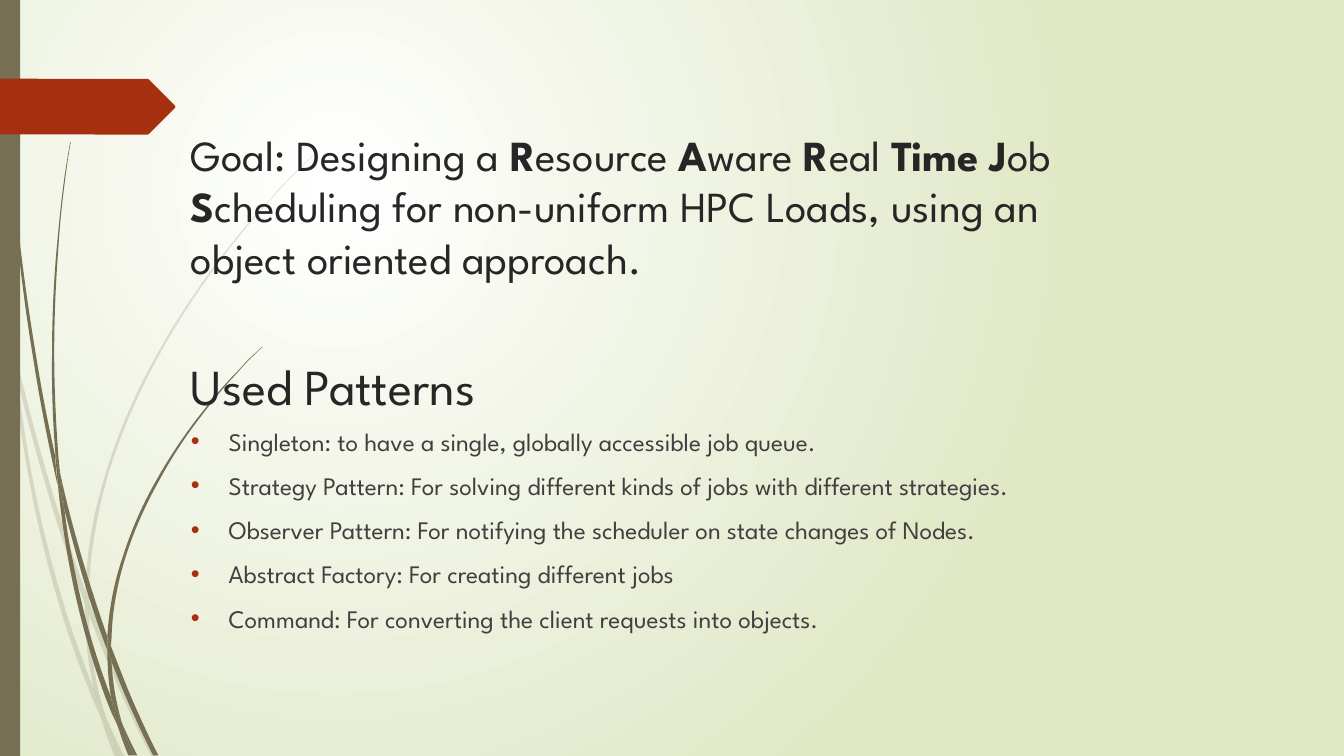
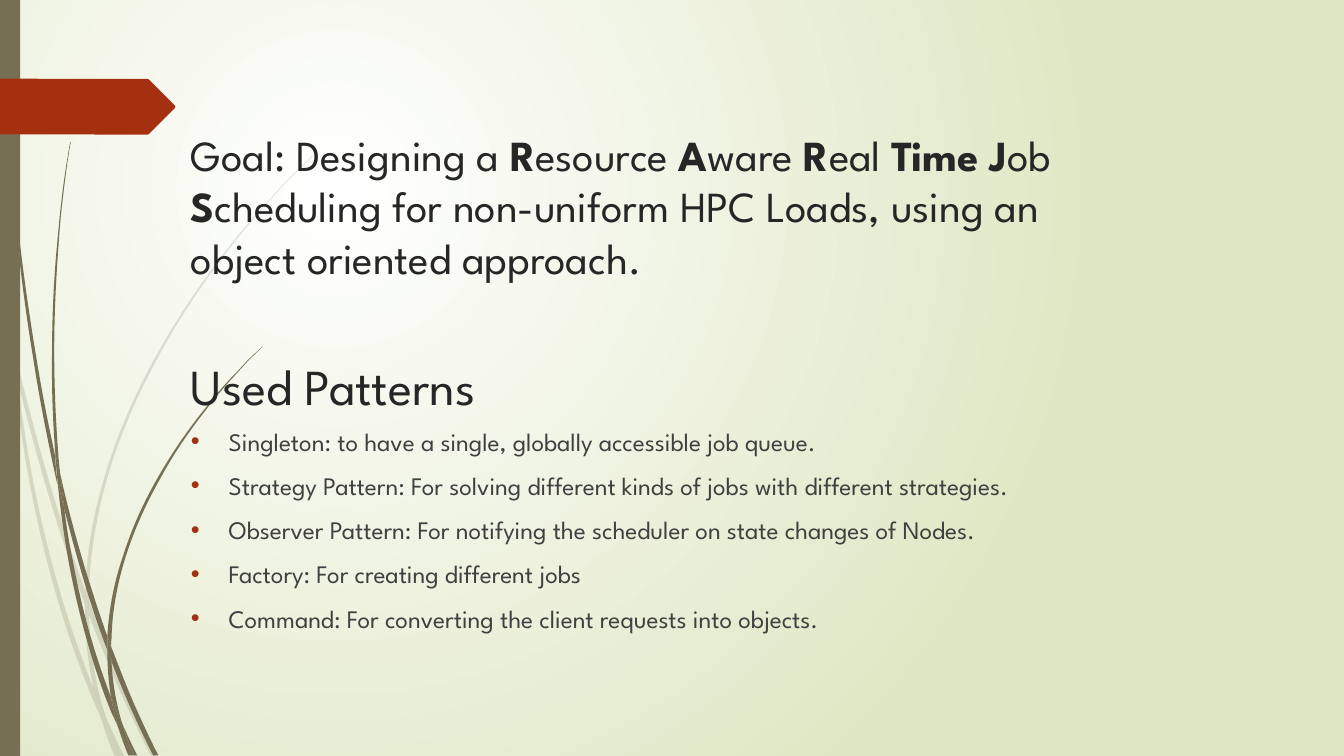
Before and after one commit to nezihsunman/RARTIMEJS, a slide deck: slide 4 of doc/presentation.pptx. Drawn at 1344x756 pixels with LibreOffice and Linux fonts; fonts in the diff are those of the drawing. Boxes give left, top, right and bottom in pixels: in the first picture for what was removed or moved away, otherwise in the second. Text is boxed around its words. In the diff, an @@ line names an element or a change of style, - is before the commit and + after.

Commit message:
update factory

```diff
--- a/doc/presentation.pptx
+++ b/doc/presentation.pptx
@@ text at [229, 565, 581, 589]: text changed @@
-• Abstract Factory: For creating different jobs
+• Factory: For creating different jobs
```
